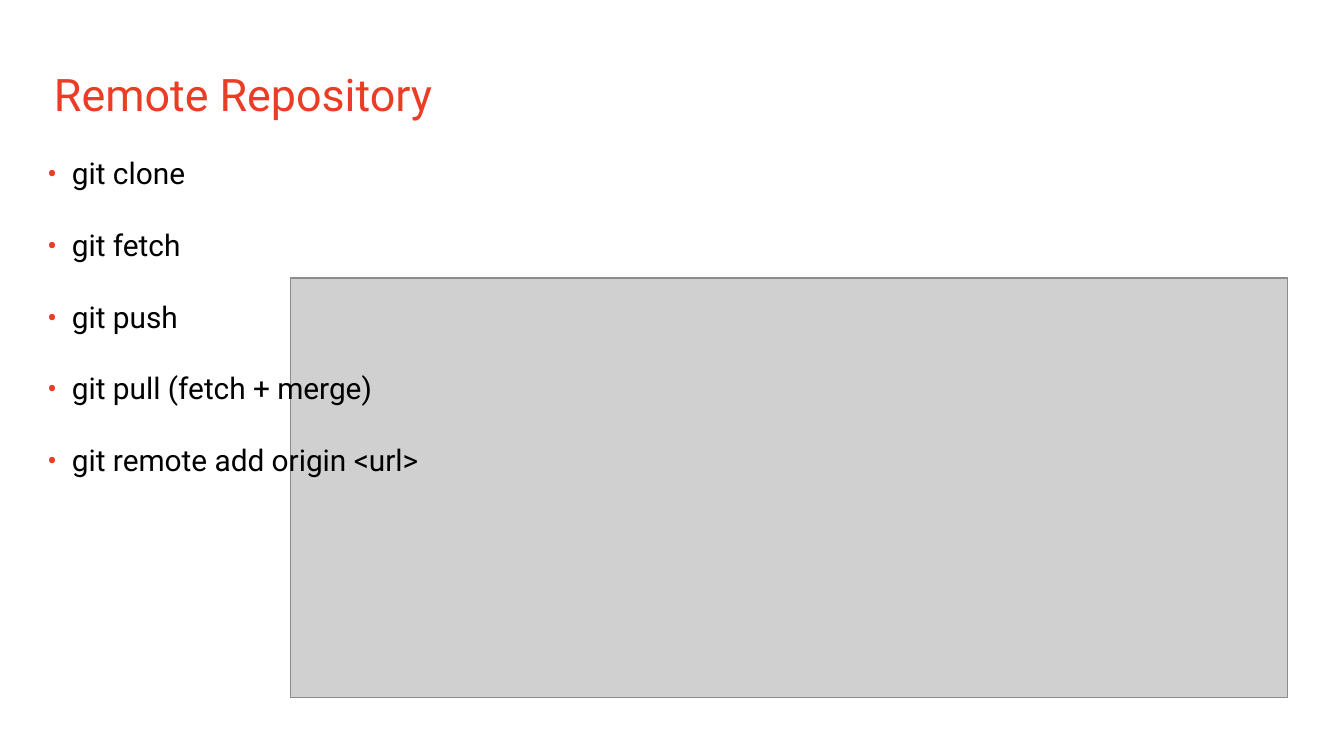
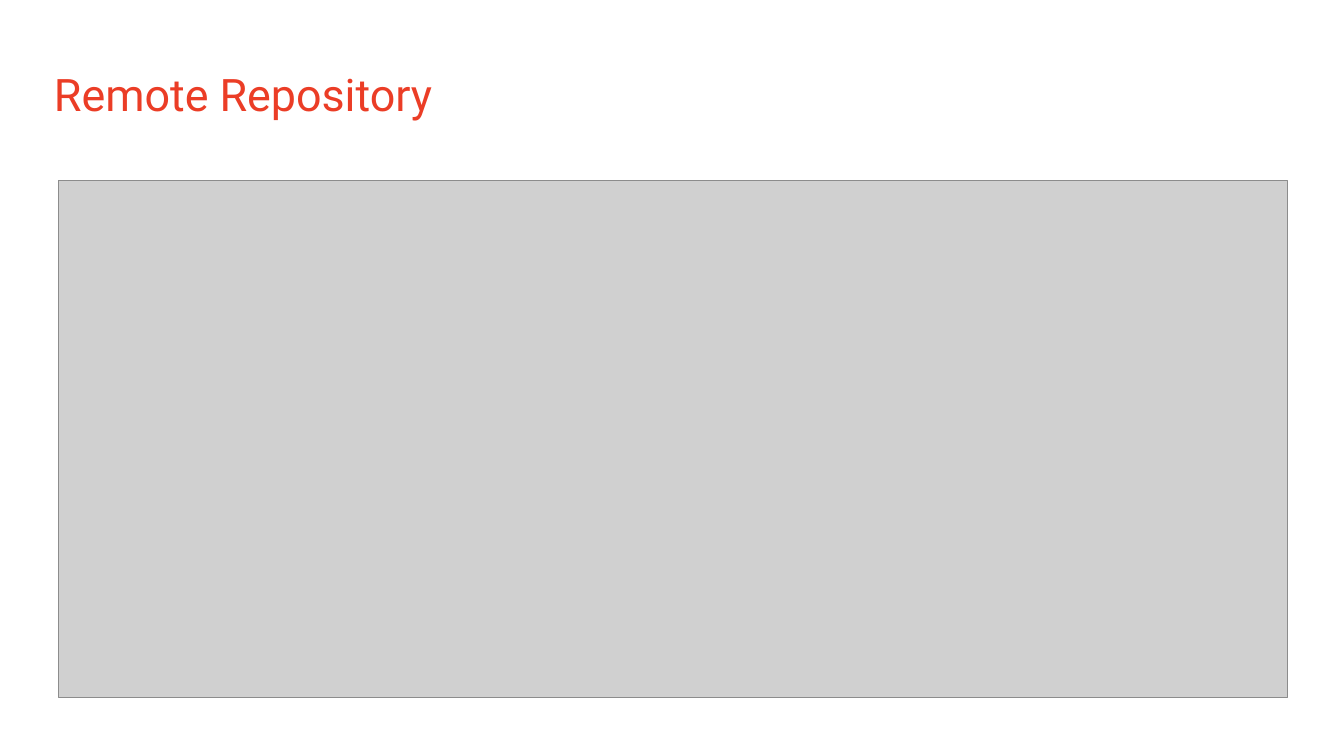
Before and after one commit to ArtemySinitsa/BackendBoost, a slide deck: slide 6 of skills/git/Git - Intro for all.pptx. Drawn at 1344x756 pixels with LibreOffice and Linux fonts; fonts in the diff are those of the drawing; grey boxes stand for pictures. Boxes give left, top, right and bottom in pixels: in the first picture for what was removed or moved away, otherwise in the second. Text is boxed around its words. In the diff, an @@ line names an element or a change of style, - is before the commit and + after.

```diff
--- a/skills/git/Git - Intro for all.pptx
+++ b/skills/git/Git - Intro for all.pptx
@@ text removed at <box>72,161,418,478</box> @@
-• git clone
-• git fetch
-• git push
-• git pull (fetch + merge)
-• git remote add origin <url>
@@ picture: place and size @@
-picture at <box>290,278,1288,698</box>
+picture at <box>59,180,1288,698</box>
```
Also in this commit, not shown: 2 other slides changed, 1 slide added, 1 slide removed.
